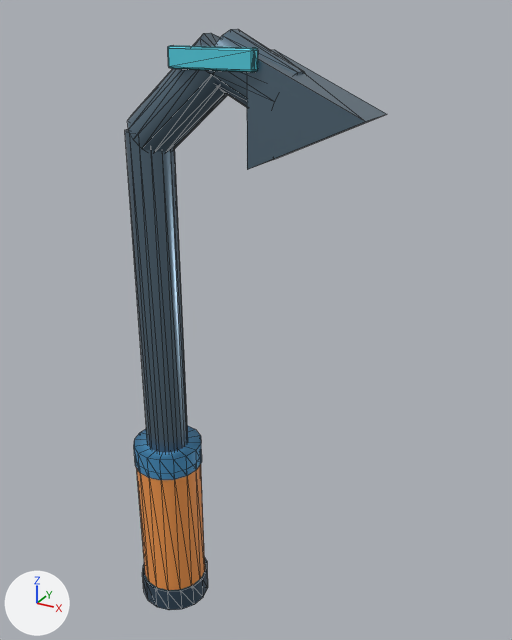
The glTF model HavenlineGodot/assets/harvesting_v1/salvage_pry_tool.glb: old version first, new version second.
The view is the same before and after, from a 50 mm lens placed at (0.805, -1.063, 0.762), pointed at (0.189, 0.057, 0.202). Every picture has the same lights, and +X, +Y and +Z are marked at lower left. The picture after the commit comes second. Mesh edges are drawn as thin lines. Vertices at exactly the same position are counted once.

Objects in the first picture: 't09_harvest_salvage_pry'.
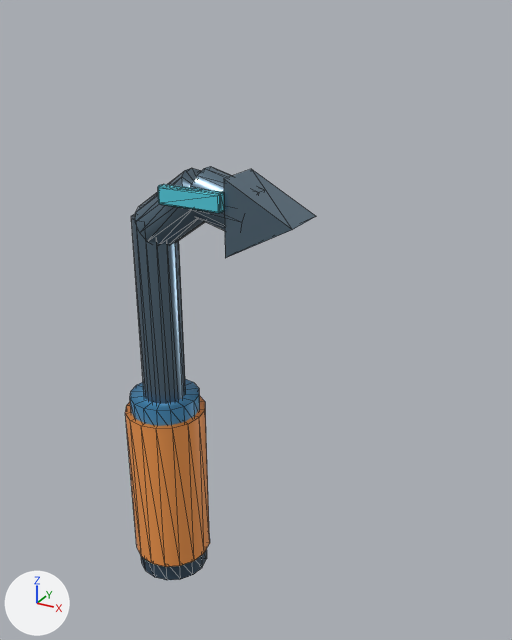
Commit message: fix(t09): anchor tools to visible harvest contacts

Changed parts and their boxes (x1, y1, x2, y2) in the pictures (512 x 640 px; the box of a moved part takes in the faces that stretch with it):
't09_harvest_salvage_pry', reshaped (27% narrower, 29% shorter)
    before: (125, 29, 386, 610)
    after: (125, 166, 316, 580)
part 1 of me_t09_harvest_salvage_pry, moved or reshaped
    before: (125, 129, 188, 453)
    after: (131, 214, 186, 404)
part 2 of me_t09_harvest_salvage_pry, moved or reshaped
    before: (247, 50, 386, 170)
    after: (224, 169, 316, 258)
part 3 of me_t09_harvest_salvage_pry, moved or reshaped
    before: (136, 464, 205, 590)
    after: (125, 395, 210, 567)
part 4 of me_t09_harvest_salvage_pry, moved or reshaped
    before: (142, 557, 208, 610)
    after: (141, 549, 207, 580)
part 5 of me_t09_harvest_salvage_pry, moved or reshaped
    before: (134, 425, 202, 480)
    after: (130, 379, 200, 426)
part 6 of me_t09_harvest_salvage_pry, moved or reshaped
    before: (168, 45, 258, 72)
    after: (158, 184, 224, 213)
part 7 of me_t09_harvest_salvage_pry, moved or reshaped
    before: (128, 29, 305, 153)
    after: (135, 166, 265, 244)

The change in detail:
me_t09_harvest_salvage_pry is used by ob_t09_harvest_salvage_pry; location (0.0, 0.0, 0.0).
me_t09_harvest_salvage_pry had 252 vertices, 476 faces and spanned x -0.078..0.43, y -0.078..0.078, z -0.517..0.732.
me_t09_harvest_salvage_pry now has 252 vertices, 476 faces and spans x -0.086..0.315, y -0.086..0.086, z -0.428..0.505.
me_t09_harvest_salvage_pry part 1: the loose piece of 30 vertices spanning x -0.045..0.045, y -0.044..0.044, z -0.46..0.56 is scaled about its middle by (1, 1, 0.804), then moved by (0.0, 0.0, -0.06).
me_t09_harvest_salvage_pry part 2: the loose piece of 6 vertices spanning x 0.23..0.43, y -0.047..0.047, z 0.52..0.7 is scaled about its middle by (0.65, 1, 0.778), then moved by (-0.08, 0.0, -0.18).
me_t09_harvest_salvage_pry part 3: the loose piece of 34 vertices spanning x -0.072..0.072, y -0.072..0.072, z -0.48..-0.14 is scaled about its middle by (1.19, 1.19, 1.06), then moved by (0.0, 0.0, 0.11).
me_t09_harvest_salvage_pry part 4: the loose piece of 34 vertices spanning x -0.078..0.078, y -0.078..0.078, z -0.517..-0.463 is moved by (0.0, 0.0, 0.09).
me_t09_harvest_salvage_pry part 5: the loose piece of 34 vertices spanning x -0.074..0.074, y -0.074..0.074, z -0.155..-0.105 is moved by (0.0, 0.0, 0.12).
me_t09_harvest_salvage_pry part 6: the loose piece of 56 vertices spanning x 0.09..0.25, y -0.061..-0.043, z 0.673..0.707 is scaled about its middle by (0.807, 1, 1), then moved by (-0.05, 0.0, -0.23).
me_t09_harvest_salvage_pry part 7: 58 of 252 vertices moved; they spanned x -0.031..0.301, y -0.048..0.048, z 0.515..0.732 and now span x -0.028..0.232, y -0.048..0.048, z 0.342..0.505; mean shift (-0.04, 0.0, -0.207); largest move (0.191, 0.011, 0.655) -> (0.138, 0.011, 0.422).
